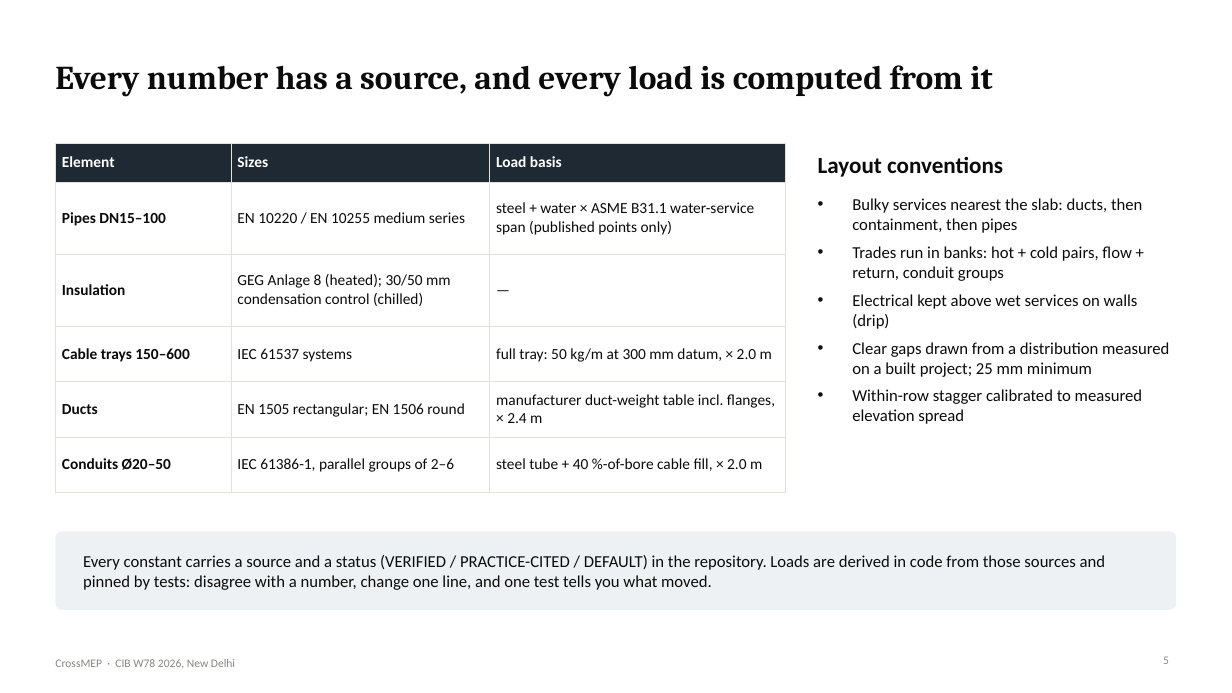
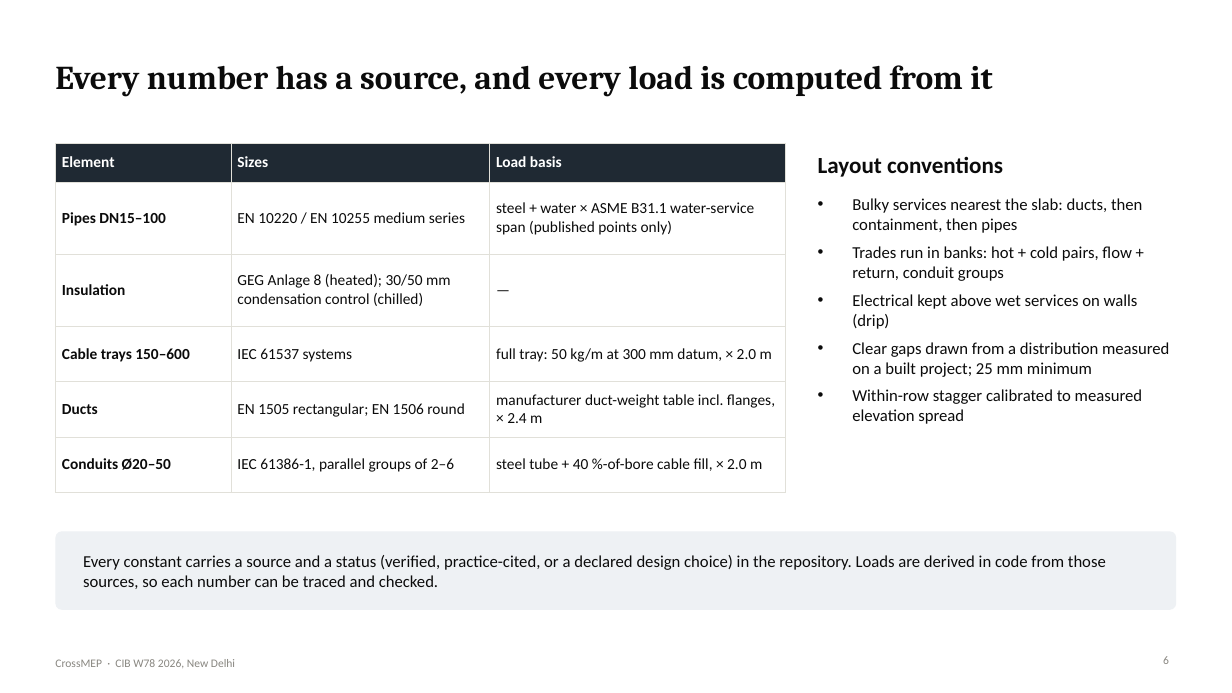
Before and after one commit to lavinia-ped/CrossMEP_Dataset, a slide deck: slide 6 of docs/CrossMEP_CIBW78_talk.pptx (slide 5 before the commit). Drawn at 1232x693 pixels with LibreOffice and Linux fonts; fonts in the diff are those of the drawing. Boxes give left, top, right and bottom in pixels: in the first picture for what was removed or moved away, otherwise in the second. Text is boxed around its words. In the diff, an @@ line names an element or a change of style, - is before the commit and + after.

```diff
--- a/docs/CrossMEP_CIBW78_talk.pptx
+++ b/docs/CrossMEP_CIBW78_talk.pptx
@@ text at (83,555,1106,589): text changed @@
-Every constant carries a source and a status (VERIFIED / PRACTICE-CITED / DEFAULT) in the repository. Loads are derived in code from those sources and pinned by tests: disagree with a number, change one line, and one test tells you what moved.
+Every constant carries a source and a status (verified, practice-cited, or a declared design choice) in the repository. Loads are derived in code from those sources, so each number can be traced and checked.
@@ page number at (1163,656,1169,664): text changed @@
-5
+6
```
Also in this commit, not shown: 8 other slides changed, 7 slides added, 4 slides removed, 21 other files.
